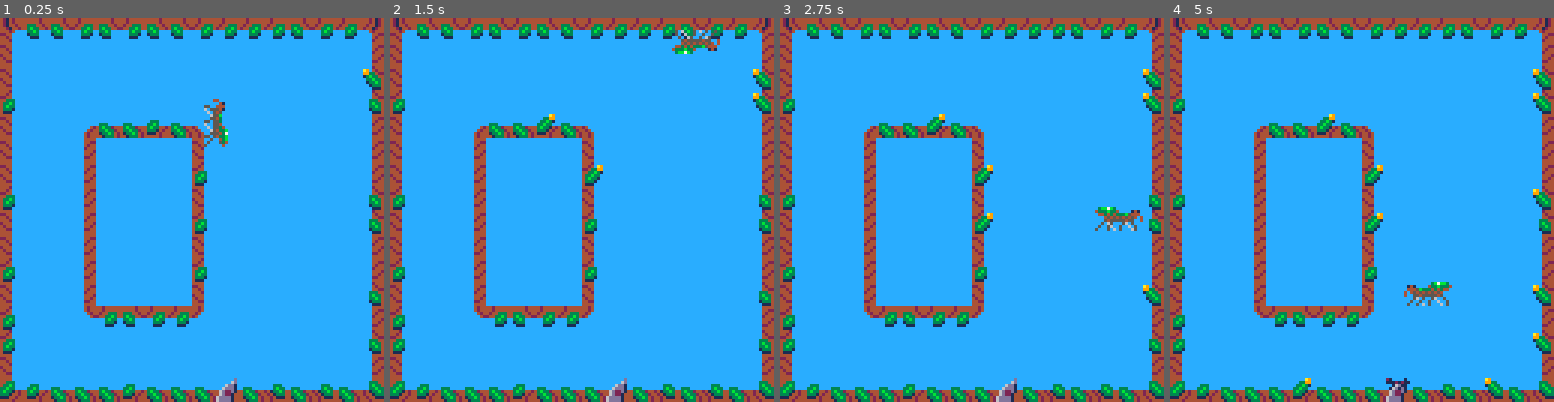
Above: before the commit, frames 1-4 (left to right).
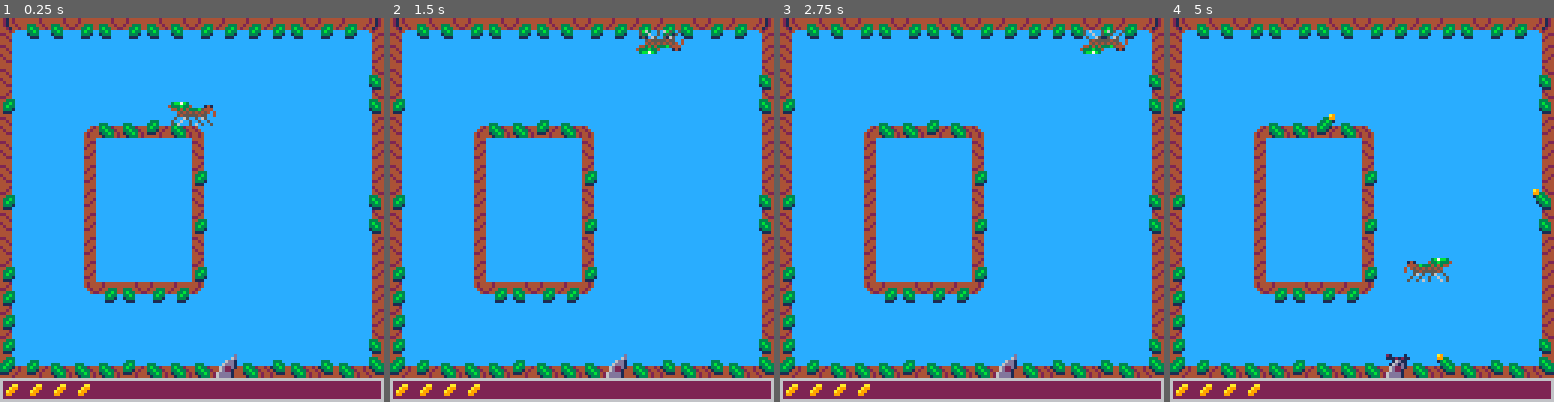
Above: after the commit, the same moments.

Repository: Naz713/pico-spider
Game: PICO-8 cartridge jmp_spdr.p8
Same seed, same stepped clock (60 frames per second), same inputs: the game is played once before the commit and once after it.
Inputs:
- Up to frame 1 (0.25 s): no input
- Up to frame 2 (1.5 s): tap O (Z key) at 0.33, 0.7, 1.43 s; tap X (X key) at 1.07 s
- Up to frame 3 (2.75 s): hold Left 1.97-2.37 s; tap X (X key) at 2.07, 2.4, 2.73 s; tap O (Z key) at 2.22 s; hold Down from 2.42 s (still down)
- Up to frame 4 (5 s): release Down at 2.82 s; hold Right 2.87-3.53 s; tap X (X key) every 0.33 s from 3.07 to 4.73 s; tap O (Z key) at 3.1, 3.98, 4.87 s; hold Up 3.58-4.08 s; hold Right 4.13-4.53 s; hold Down from 4.58 s (still down)

The runs differ from the first frame. In frame 1, 13% of the frame differs, in the area x 0-100%, y 13-100%; in frame 2, 14%; in frame 3, 14%; in frame 4, 14%.

Commit message:
Spider character now collects leaf fruits that are shown at the bottom of the screen

Diff:
--- a/interactions.lua
+++ b/interactions.lua
@@ -1,3 +1,8 @@
+function interactions_update()
+ collect_bulb()
+ thorn_damage()
+ ant_damage()
+end
 
 function thorn_damage()
 
@@ -7,14 +12,14 @@
 
 end
 
-function ant_eat_bulb()
-
+function collect_bulb()
+  sc=spdr_front_legs()
+  x=flr(sc.x/8)
+  y=flr(sc.y/8)
+  map_sprt=mget(x,y)
+  if fget(map_sprt,7) then
+    bulb_despawn(x,y)
+    s.bulbs+=1
+    s.bulbs=min(s.bulbs, s.maxbulbs)
+  end
 end
-
-function collect_bulb()
-
-end
-
-function show_pointage()
-
-end
--- a/jmp_spdr.p8
+++ b/jmp_spdr.p8
@@ -47,10 +47,10 @@
 00000000000000000000001000000010000000000000000000000000000000000000000000000000000000000000000000000000000000000000000000000000
 00000000000000000000000000000000000000000000000000000000000000000000000000000000000000000000000000000000000000000000000000000000
 00000000000000000000000000000000000000000000000000000000000000000000000000000000000000000000000000000000000000000000000000000000
-00000000000000000000000000000000000000000000000000000000000000000000000000000000000000000000000000000000000000000000000000000000
-00000000000000000000000000000000000000000000000000000000000000000000000000000000000000000000000000000000000000000000000000000000
-00000000000000000000000000000000000000000000000000000000000000000000000000000000000000000000000000000000000000000000000000000000
-00000000000000000000000000000000000000000000000000000000000000000000000000000000000000000000000000000000000000000000000000000000
+0000aa00000000000000000000000000000000000000000000000000000000000000000000000000000000000000000000000000000000000000000000000000
+000a9900000000000000000000000000000000000000000000000000000000000000000000000000000000000000000000000000000000000000000000000000
+00a99000000000000000000000000000000000000000000000000000000000000000000000000000000000000000000000000000000000000000000000000000
+00990000000000000000000000000000000000000000000000000000000000000000000000000000000000000000000000000000000000000000000000000000
 00000000000000000000000000000000000000000000000000000000000000000000000000000000000000000000000000000000000000000000000000000000
 00000000000000000000000000000000000000000000000000000000000000000000000000000000000000000000000000000000000000000000000000000000
 00000000000000000000000000000000000000000000000000000000000000000000000000000000000000000000000000000000000000000000000000000000
@@ -103,7 +103,7 @@
 6dddd144000000000000000000000000000000000000000000000000000000000000000000000000000000000000000000000000000000000000000000000000
 __gff__
 0000000000000000000000000000000000000000000000000000000000000000000000000000000000000000000000000000000000000000000000000000000000000000000000000000000000000000000000000000000000000000000000000000000000000000000000000000000000000000000000000000000000000000
-8202821210900604840c18080813071842004200005000004400000000190d00220000000000000000000000000000000000000000000000000000000000000000000000000000000000000000000000000000000000000000000000000000000000000000000000000000000000000000000000000000000000000000000000
+8202821210900604840c18080800001842004200005000004400000000000000220000000000000000000000000000000000000000000000000000000000000000000000000000000000000000000000000000000000000000000000000000000000000000000000000000000000000000000000000000000000000000000000
 __map__
 898b8b8c8b8c8b8b8c8c8c8c8b8c8c8a00000000000000000000000000000000000000000000000000000000000000000000000000000000000000000000000000000000000000000000000000000000000000000000000000000000000000000000000000000000000000000000000000000000000000000000000000000000
 8700000000000000000000000000008400000000000000000000000000000000000000000000000000000000000000000000000000000000000000000000000000000000000000000000000000000000000000000000000000000000000000000000000000000000000000000000000000000000000000000000000000000000
@@ -116,10 +116,9 @@
 8700008400000000980000000000009500000000000000000000000000000000000000000000000000000000000000000000000000000000000000000000000000000000000000000000000000000000000000000000000000000000000000000000000000000000000000000000000000000000000000000000000000000000
 8700008400000000870000000000008400000000000000000000000000000000000000000000000000000000000000000000000000000000000000000000000000000000000000000000000000000000000000000000000000000000000000000000000000000000000000000000000000000000000000000000000000000000
 9800008400000000980000000000008400000000000000000000000000000000000000000000000000000000000000000000000000000000000000000000000000000000000000000000000000000000000000000000000000000000000000000000000000000000000000000000000000000000000000000000000000000000
-8700008400000000870000000000009500000000000000000000000000000000000000000000000000000000000000000000000000000000000000000000000000000000000000000000000000000000000000000000000000000000000000000000000000000000000000000000000000000000000000000000000000000000
 9800009d8c8b8c8c9e0000000000008400000000000000000000000000000000000000000000000000000000000000000000000000000000000000000000000000000000000000000000000000000000000000000000000000000000000000000000000000000000000000000000000000000000000000000000000000000000
+9800000000000000000000000000008400000000000000000000000000000000000000000000000000000000000000000000000000000000000000000000000000000000000000000000000000000000000000000000000000000000000000000000000000000000000000000000000000000000000000000000000000000000
 9800000000000000000000000000009500000000000000000000000000000000000000000000000000000000000000000000000000000000000000000000000000000000000000000000000000000000000000000000000000000000000000000000000000000000000000000000000000000000000000000000000000000000
-8700000000000000000000000000008400000000000000000000000000000000000000000000000000000000000000000000000000000000000000000000000000000000000000000000000000000000000000000000000000000000000000000000000000000000000000000000000000000000000000000000000000000000
 869081818190818181a081928192818300000000000000000000000000000000000000000000000000000000000000000000000000000000000000000000000000000000000000000000000000000000000000000000000000000000000000000000000000000000000000000000000000000000000000000000000000000000
 
 
--- a/main.lua
+++ b/main.lua
@@ -1,10 +1,11 @@
 function _init()
   s={
-    bulbs=0,
+    bulbs=4,
+    maxbulbs=16,
     invc_t=0,
     sprite=0,
     --character position
-    xpos=64,
+    xpos=56,
     ypos=24,
     --  character orientation
     --[[ positive/negative signals
@@ -39,6 +40,19 @@
   }
 end
 
+ function menu_draw()
+    --TODO consider a lazy following camara
+  cls(12)
+  map(0,0,0,0,16,15)
+
+  -- Draw inferior menu to show the collected beltian bodies
+  rectfill(0,120,127,127, 2 --[[Deep Purple]] )
+  rect(0,120,127,127, 6 --[[Gray]] )
+  for i=1,s.bulbs do
+   spr(64,i*8-8,120)
+  end
+ end
+
 function _update()
   limits_update(s.xpos, s.ypos, true)
   jump_update()
@@ -46,9 +60,11 @@
   ornt_update()
   --printh(s.xmax..", "..s.xmin..", "..s.ymax..", "..s.ymin..", ")
   spawns_update(s.xpos,s.ypos)
+  interactions_update()
 end
 
 function _draw()
+ menu_draw()
  spdr_draw()
  draw_ants()
 end
--- a/spawns.lua
+++ b/spawns.lua
@@ -13,12 +13,21 @@
 
 function bulb_spawn(x,y)
   map_sprt=mget(x,y)
-  spwnp=0.01
+  spwnp=0.001
   -- 6 flag to indicate empty bulb sprites (7 full)
   if fget(map_sprt,6) and bulbs.alive < bulbs.max and
       rnd()<=spwnp then
     mset(x,y, map_sprt-16)
     bulbs.alive+=1
+  end
+end
+
+function bulb_despawn(x,y)
+  map_sprt=mget(x,y)
+  -- 7 flag to indicate empty bulb sprites (6 empty)
+  if fget(map_sprt,7) then
+    mset(x,y, map_sprt+16)
+    bulbs.alive-=1
   end
 end
 
--- a/spider.lua
+++ b/spider.lua
@@ -224,11 +224,36 @@
   end
 end
 
+function spdr_front_legs()
+  if (s.ornt%2)==1 then
+    -- horizontal orientation (odd)
+    if s.ornt<0 then
+      plus_x=0
+    else
+      plus_x=15
+    end
+    if abs(s.ornt)==3 then
+      plus_y=0
+    else
+      plus_y=7
+    end
+  else
+    -- vertical orientation (even)
+    if abs(s.ornt)==2 then
+      plus_x=0
+    else
+      plus_x=7
+    end
+    if s.ornt<0 then
+      plus_y=0
+    else
+      plus_y=15
+    end
+  end
+  return {x=s.xpos+plus_x, y=s.ypos+plus_y}
+end
+
 function spdr_draw()
-  --TODO consider a lazy following camara
-  cls(12)
-  map()
-
   -- horizontal orientation (odd)
   if (s.ornt%2)==1 then
     --decide the sprite based on the position
